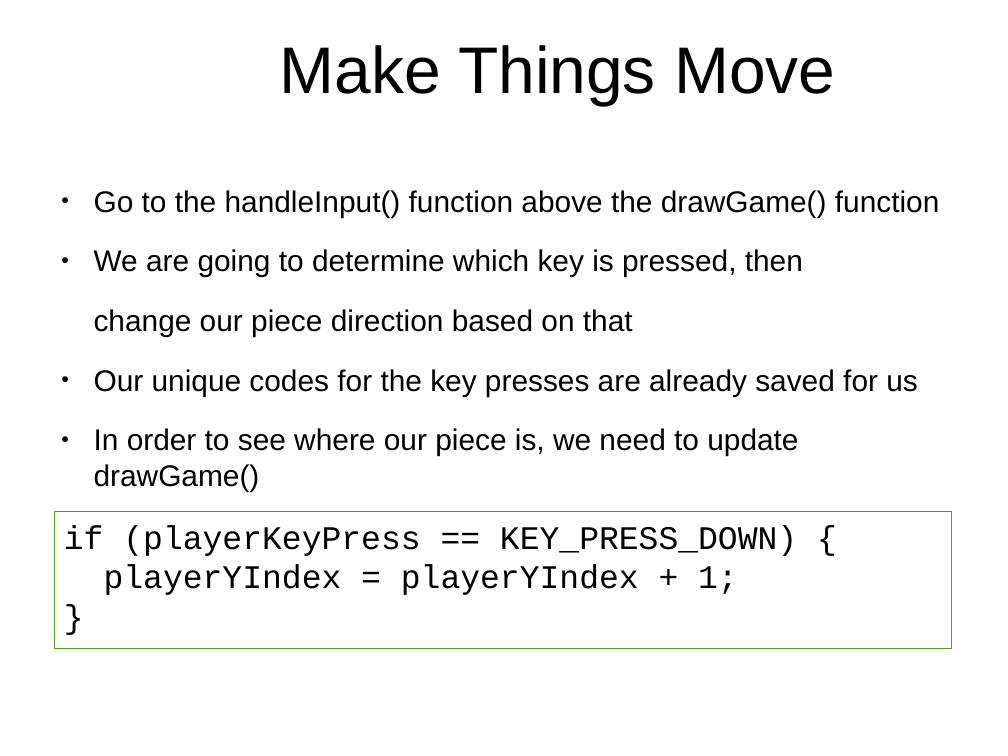
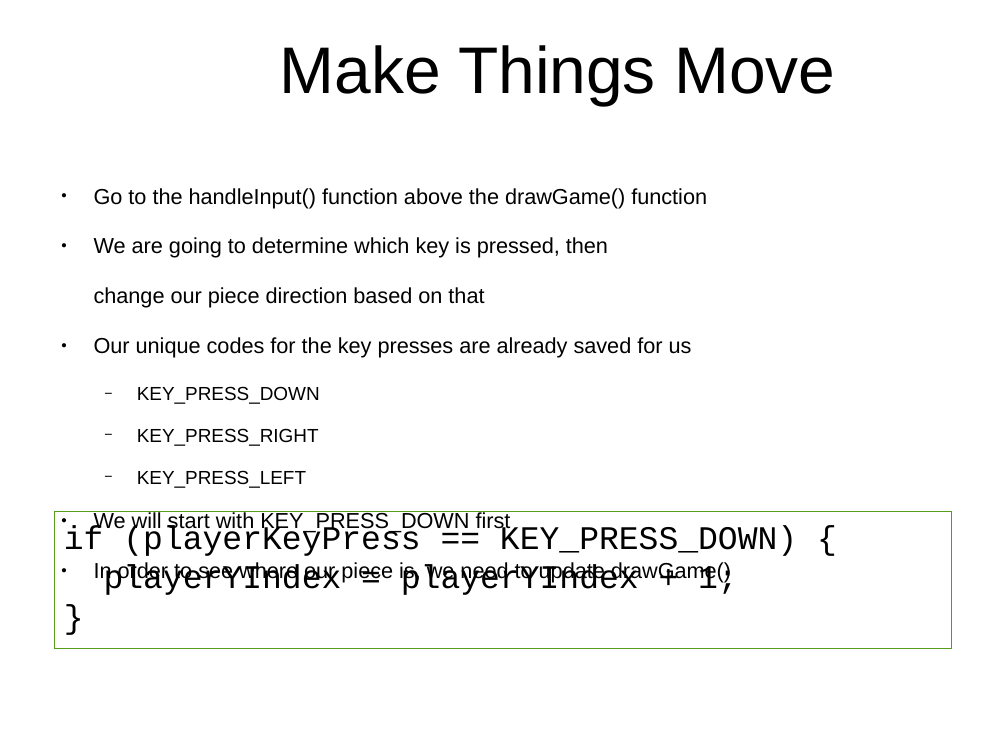
Before and after one commit to originalgrego/Webtris, a slide deck: slide 15 of Webtris - Explorathon 2016.odp (slide 14 before the commit). Drawn at 1008x756 pixels with LibreOffice and Linux fonts; fonts in the diff are those of the drawing; background and template pictures are left out. Boxes give left, top, right and bottom in pixels: in the first picture for what was removed or moved away, otherwise in the second. Text is boxed around its words. In the diff, an @@ line names an element or a change of style, - is before the commit and + after.

```diff
--- a/Webtris - Explorathon 2016.odp
+++ b/Webtris - Explorathon 2016.odp
@@ text at (94,188,731,583): size 23.5 to 17.1 pt in "Go to the handleInput() function above the ...", "We are going to determine which key ...", "change our piece direction based on that", "Our unique codes for the key presses ..." and 1 more places @@
@@ text at (94,386,511,533): paragraphs added @@
+  − KEY_PRESS_DOWN
+  − KEY_PRESS_RIGHT
+  − KEY_PRESS_LEFT
+● We will start with KEY_PRESS_DOWN first
```
Also in this commit, not shown: 11 other slides changed, 1 slide added, 1 other file.
